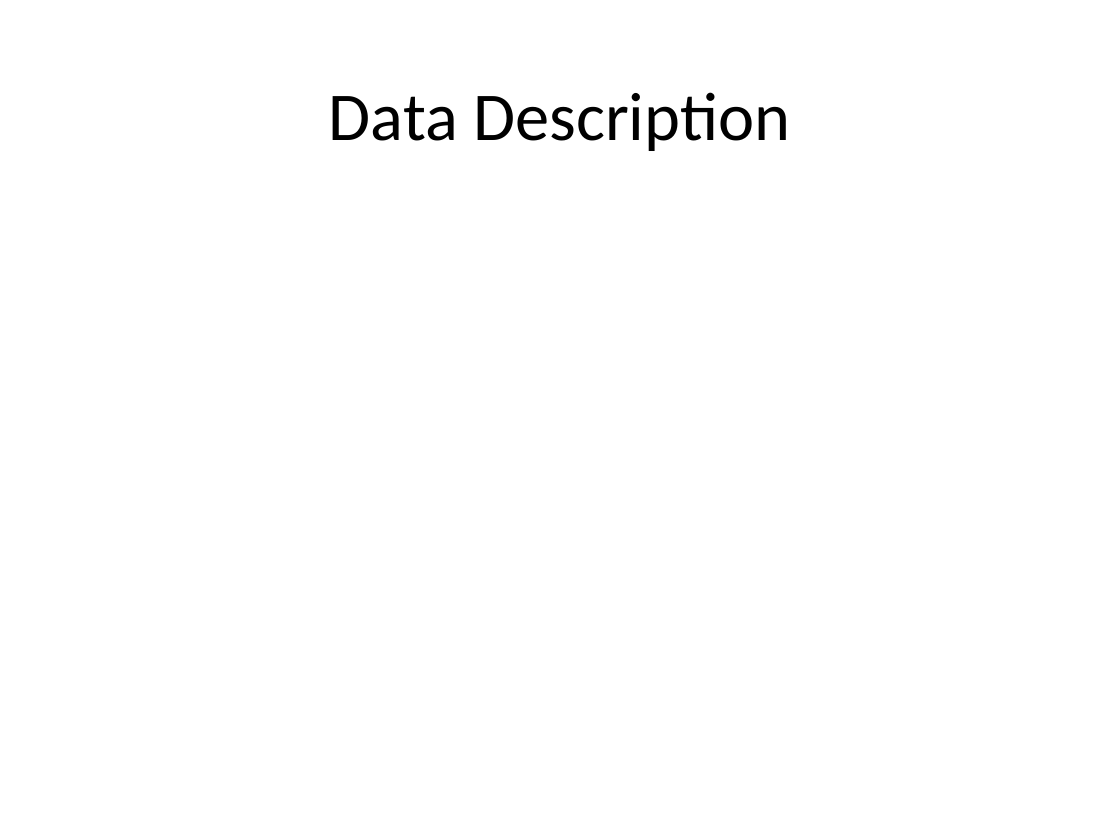
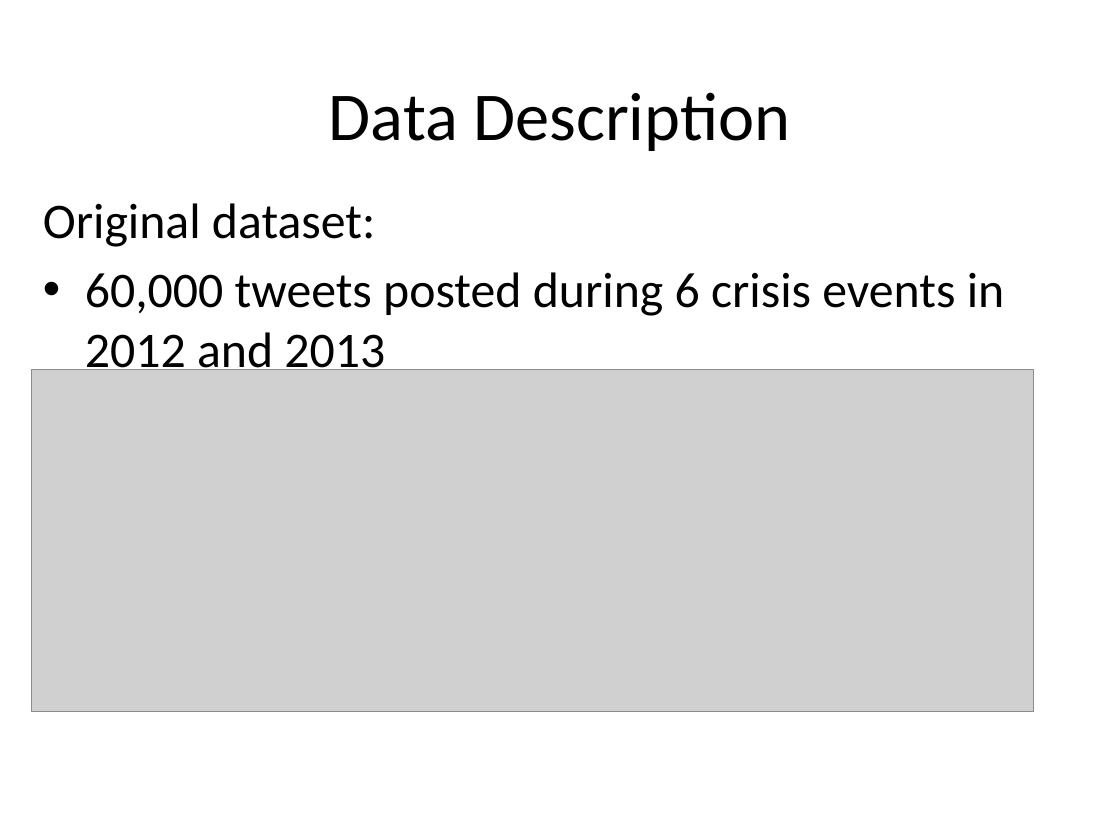
Before and after one commit to Oleksandra28/grad_forum, a slide deck: slide 16 of grad-presentation-sopova 2.pptx (slide 21 before the commit). Drawn at 1120x840 pixels with LibreOffice and Linux fonts; fonts in the diff are those of the drawing; grey boxes stand for pictures; background and template pictures are left out. Boxes give left, top, right and bottom in pixels: in the first picture for what was removed or moved away, otherwise in the second. Text is boxed around its words. In the diff, an @@ line names an element or a change of style, - is before the commit and + after.

```diff
--- a/grad-presentation-sopova 2.pptx
+++ b/grad-presentation-sopova 2.pptx
@@ text added at (43,203,1005,379), 32 pt, text #000000 @@
+Original dataset:
+• 60,000 tweets posted during 6 crisis events in 2012 and 2013
@@ picture added at (31,370,1033,712) @@
```
Also in this commit, not shown: 8 other slides changed, 2 slides added, 2 slides removed, 6 other files.
